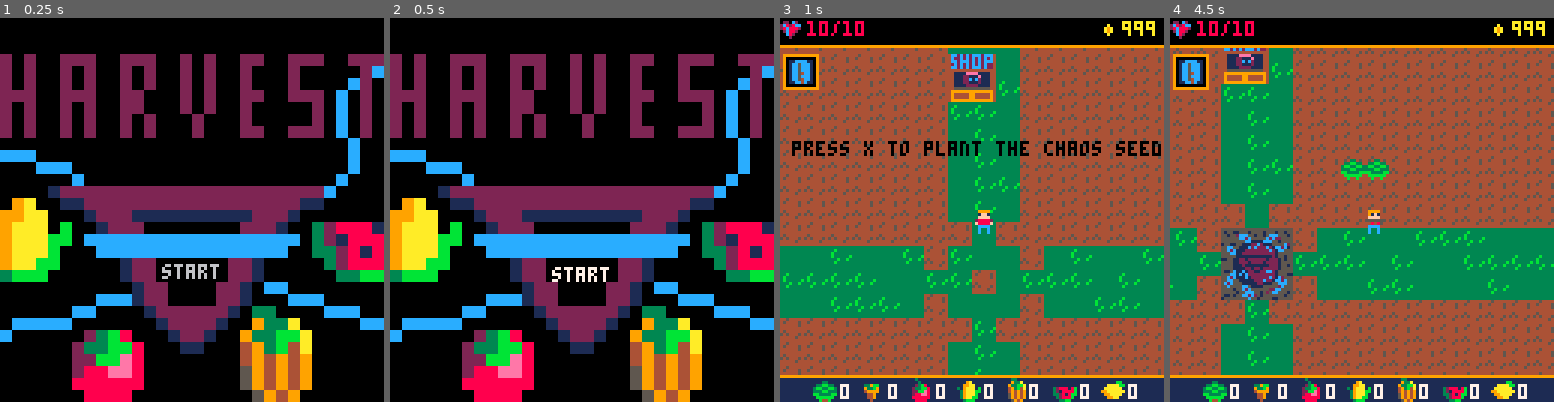
Above: before the commit, frames 1-4 (left to right).
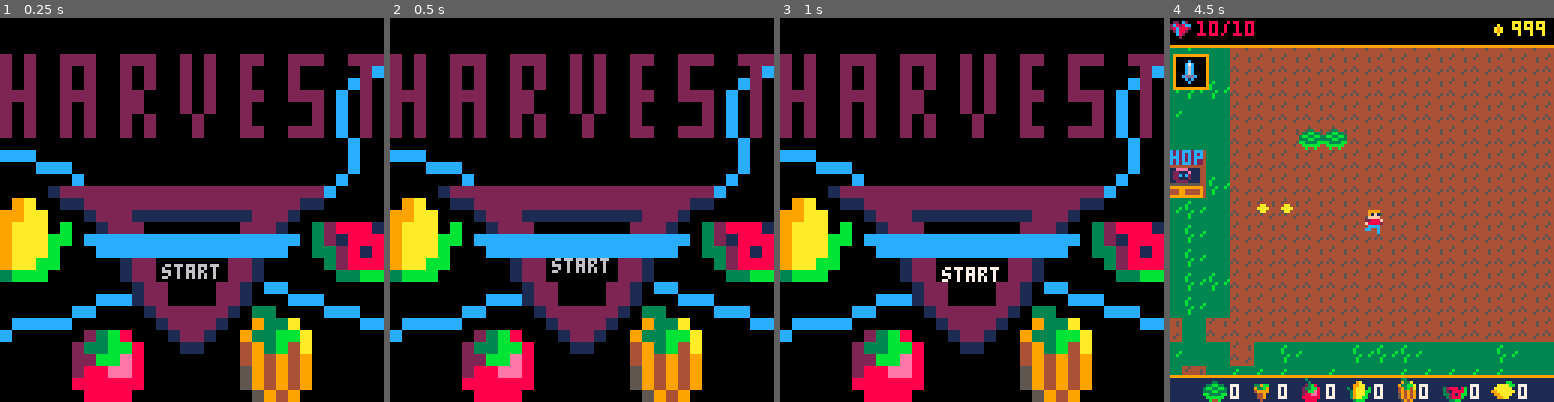
Above: after the commit, the same moments.

Repository: alexjbusch/GameJam2020
Game: PICO-8 cartridge GMTK-GameJam2020-Game/necrofarmicon.p8
Same seed, same stepped clock (60 frames per second), same inputs: the game is played once before the commit and once after it.
Inputs:
- Up to frame 1 (0.25 s): no input
- Up to frame 2 (0.5 s): tap X (X key) at 0.33 s
- Up to frame 3 (1 s): tap O (Z key) at 0.7 s
- Up to frame 4 (4.5 s): tap X (X key) at 1.07, 1.85, 2.97, 4.08 s; hold Right 1.6-2.1 s; tap O (Z key) every 0.4 s from 1.7 to 4.1 s; hold Up 2.15-2.42 s; hold Right 2.47-3.03 s; hold Left 3.08-3.58 s; hold Down 3.63-3.97 s; hold Right from 4.02 s (still down)

Frame 1 is identical in both runs. In frame 2, 0.5% of the frame differs, in the area x 42-58%, y 62-69%; in frame 3, 91%, in the area x 0-100%, y 0-100%; in frame 4, 50%.

Commit message:
cabbage/lettuce working

Diff:
--- a/GMTK-GameJam2020-Game/necrofarmicon.p8
+++ b/GMTK-GameJam2020-Game/necrofarmicon.p8
@@ -38,10 +38,6 @@
  --test code
  --mset(corr_seed_pos.x/8,corr_seed_pos.y/8,132)
  scene="title"
- cutscene=false
- chaos_seed_growth_timer=0
- chaos_seed_growing=true
-
  player.hp=10
  --create_enemy(75,55,"pumpkin",player)
  for b in all(enemies) do
@@ -75,9 +71,8 @@
   if begin==false then
    title.y = title.y+0.1*sin(title.timer)
    title.timer+=0.0125
-   if (btnp(4))or btnp(❎) then
+   if (btnp(4)) then
     begin=true
-    cutscene=true
     title.timer=0
    end
   else
@@ -89,7 +84,7 @@
   end
  end
  if scene == "game" then
-  --player:update()
+  player:update()
   for b in all(plants) do
    b:update()
   end
@@ -97,32 +92,7 @@
    b:update()
   end
   if scene == "game" then
-   if cutscene == false then
-    player:update()
-   else
-    if btnp(❎) then
-     cutscene=false
-     mset(120/8,124/8,84)
-    end
-   end
-   if chaos_seed_growing then
-	   if chaos_seed_growth_timer<1 then
-	    chaos_seed_growth_timer+=delta_time
-	   else
-	    mset(14,14,138)
-	    mset(15,14,139)
-	    mset(16,14,140)
-	    mset(14,15,154)
-	    mset(15,15,155)
-	    mset(16,15,156)
-	    mset(14,16,170)
-	    mset(15,16,171)
-	    mset(16,16,172)
-	    player.y-=8
-	    chaos_seed_growing=false
-	   end
-	  end
-
+   player:update()
    cam_offset=set_camera_offset()
    ui_layer:update()
    for b in all(plants) do
@@ -193,13 +163,7 @@
   end
   player:draw()
   ui_layer:draw()
- if cutscene  then
-  print("press x to plant the chaos seed",player.x-60,player.y-23)
- end
-  else
   --?player.shotgun_cooldown,player.x,player.y-8,0
-
-
  end
  if scene == "over" then
   if exploded then
@@ -437,8 +401,8 @@
 player_dash_dn = make_anim(2,{38,39})
 
 player = {
-x=120,
-y=100,
+x=64,
+y=64,
 w=8,
 h=8,
 fx=false,
@@ -447,8 +411,8 @@
 hp=1,
 speed=0.6,
 sprite=0,
-direction="down",
-item="shotgun",
+direction="right",
+item="sword",
 seed="lettuce",
 harvested={lettuce=0,carrot=0,tomato=0,corn=0,melon=0,pumpkin=0,lemon=0},
 running=false,
@@ -990,7 +954,7 @@
 lemon_explode = make_anim(60,{132,133,148,149})
 
 
-function create_enemy(xin,yin,class_in,target_in)
+function create_enemy(xin,yin,class_in,target_in,dir)
 enemy = {
 x=xin,
 y=yin,
@@ -1010,6 +974,9 @@
 dead=false,
 state="idle",
 attack_cooldown_timer = 0,
+thorn_dir=dir,
+thorn_fx=nil,
+thorn_fy=nil,
 init=function(self)
  if self.class == "tomato" then --deleted
   self.sprite=76
@@ -1029,8 +996,26 @@
  elseif self.class == "lemon" then
   self.sprite=132
   self.sp={132,133,148,149}
- end
-end,
+ elseif self.class == "thorns" then
+  if (self.thorn_dir=="r") then
+   self.sprite = 150
+   self.thorn_fx = true
+  end
+  if (self.thorn_dir=="l") then
+   self.sprite = 150
+   self.thorn_fx = false
+  end
+  if (self.thorn_dir=="u") then
+   self.sprite = 151
+   self.thorn_fy = true
+  end
+  if (self.thorn_dir=="d") then
+   self.sprite = 151
+   self.thorn_fy = false
+  end
+ end
+end,
+
 update=function(self)
  if self.class == "pumpkin" then
   if self.state == "idle" then
@@ -1053,9 +1038,10 @@
  elseif self.class == "lettuce" then
   if self.state == "idle" then
    self.sp={106,107}
-  end
-  self.sp={122,123}
-  self:stab_outwards() --lettuce
+  else
+   self.sp={122,123}
+  end
+  self:stab_outwards()--lettuce
 
  elseif self.class == "carrot" then
   if self.state == "idle" then
@@ -1063,15 +1049,24 @@
 
  elseif self.class == "lemon" then
   if self.state == "idle" then
-   self:animate()
   end
   -- lemon explode logic here
- end
- self:animate()
+ elseif self.class=="thorns" then
+  if self.attack_cooldown_timer < 1 then
+   self.attack_cooldown_timer+=delta_time
+  else
+   del(enemies,self)
+  end
+ end
+ if (self.sp ~= nil) self:animate()
 end,
 
 draw=function(self)
- spr(self.sprite,self.x,self.y)
+ if self.class~="thorns" then
+  spr(self.sprite,self.x,self.y)
+ else
+  spr(self.sprite,self.x,self.y,1,1,self.thorn_fx,self.thorn_fy)
+ end
 end,
 
 animate=function(self)
@@ -1092,24 +1087,30 @@
 end,
 
 stab_outwards=function(self)
- if self.state == "attacking" then
-  self.cur_moveanim = lettuce_attack
+ if self.state=="attacking" then
+  if distance(player.x+4,player.y+4,self.x+4,self.y+4) <= 15 then
+   player.hp-=1
+  end
+  create_enemy(self.x+8,self.y,"thorns",player,"r")
+  enemy:init()
+  create_enemy(self.x-8,self.y,"thorns",player,"l")
+  enemy:init()
+  create_enemy(self.x,self.y+8,"thorns",player,"u")
+  enemy:init()
+  create_enemy(self.x,self.y-8,"thorns",player,"d")
+  enemy:init()
+  self.attack_cooldown_timer=0
+  self.state="idle"
+ end
+ if distance(player.x+4,player.y+4,self.x+4,self.y+4) <= 15 then
   if self.attack_cooldown_timer < 1 then
    self.attack_cooldown_timer+=delta_time
   else
-    if distance(player.x+4,player.y+4,self.x+4,self.y+4)
-    <= 15 then
-     player.hp-=1
-    end
-    self.state="idle"
-    self.attack_cooldown_timer=0
-  end
- end
- if distance(player.x+4,player.y+4,self.x+4,self.y+4)
- <= 15 then
-  self.state = "attacking"
- end
-end
+   self.state="attacking"
+  end
+ end
+end
+
 }
 
 add(enemies,enemy)
Not shown, changed: 92 lines of the sprite sheet (__gfx__) section of GMTK-GameJam2020-Game/necrofarmicon.p8
Not shown, changed: the thumbnail (__label__) section of GMTK-GameJam2020-Game/necrofarmicon.p8
Not shown, changed: GMTK-GameJam2020-Game/Farm_Sin.png
